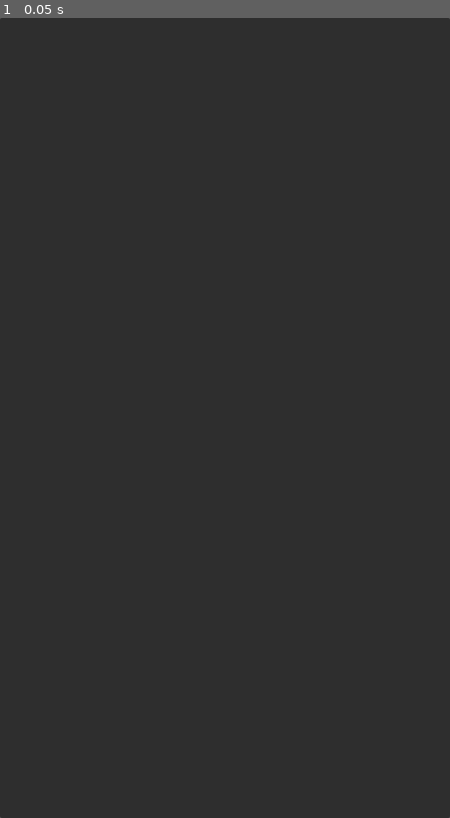
Above: before the commit, frame 1.
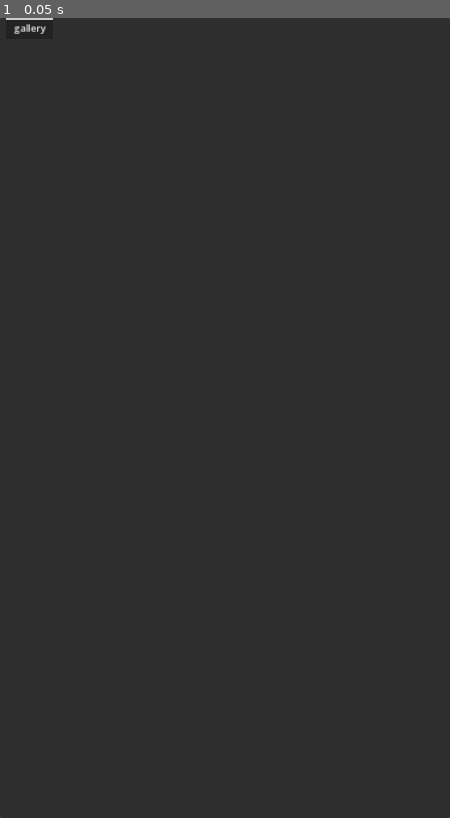
Above: after the commit, the same moment.

Repository: TheGreen0ne/poll_hit_on_me_godot
Game: Godot game, scene res://src/scenes/main.tscn
The game is run twice, just before and just after one commit, with the same random seed, the same clock (stepped at 60 frames per second) and the same inputs.
Inputs:
- Up to frame 1 (0.05 s): no input

The runs differ from the first frame. In frame 1, less than 0.1% of the frame differs, in the area x 1-12%, y 0-2%.

Commit message:
add tab container and create tabs dynamically

Diff:
--- a/src/res/global_theme.tres
+++ b/src/res/global_theme.tres
@@ -1,4 +1,7 @@
-[gd_resource type="Theme" format=3 uid="uid://dgubm16miafx5"]
+[gd_resource type="Theme" load_steps=2 format=3 uid="uid://dgubm16miafx5"]
+
+[sub_resource type="StyleBoxEmpty" id="StyleBoxEmpty_53kjj"]
 
 [resource]
 default_font_size = 12
+TabContainer/styles/panel = SubResource("StyleBoxEmpty_53kjj")
--- a/src/scenes/main.tscn
+++ b/src/scenes/main.tscn
@@ -1,7 +1,8 @@
-[gd_scene load_steps=6 format=3 uid="uid://culi1sq4moxfh"]
+[gd_scene load_steps=7 format=3 uid="uid://culi1sq4moxfh"]
 
 [ext_resource type="Script" path="res://src/scripts/background_loader.gd" id="2_4jmcx"]
 [ext_resource type="Script" path="res://src/scripts/gallery_loader.gd" id="2_lgsgh"]
+[ext_resource type="Theme" uid="uid://dgubm16miafx5" path="res://src/res/global_theme.tres" id="3_edu3m"]
 [ext_resource type="Texture2D" uid="uid://4evdcklmygo7" path="res://src/loading_circle.svg" id="4_07s0m"]
 
 [sub_resource type="Animation" id="Animation_ypqtu"]
@@ -36,6 +37,7 @@
 
 [node name="gallery_loader" type="Node" parent="."]
 script = ExtResource("2_lgsgh")
+gallery_item_parent_path = NodePath("../content_scroll/TabContainer/gallery")
 
 [node name="PanelContainer" type="PanelContainer" parent="."]
 layout_mode = 1
@@ -53,7 +55,7 @@
 [node name="bg_loader" type="Node" parent="PanelContainer/background"]
 script = ExtResource("2_4jmcx")
 
-[node name="ScrollContainer" type="ScrollContainer" parent="."]
+[node name="content_scroll" type="ScrollContainer" parent="."]
 layout_mode = 1
 anchors_preset = 15
 anchor_right = 1.0
@@ -61,7 +63,13 @@
 grow_horizontal = 2
 grow_vertical = 2
 
-[node name="gallery" type="VBoxContainer" parent="ScrollContainer"]
+[node name="TabContainer" type="TabContainer" parent="content_scroll"]
+layout_mode = 2
+size_flags_horizontal = 3
+size_flags_vertical = 3
+theme = ExtResource("3_edu3m")
+
+[node name="gallery" type="VBoxContainer" parent="content_scroll/TabContainer"]
 layout_mode = 2
 size_flags_horizontal = 3
 size_flags_vertical = 0
--- a/src/scripts/gallery_item.gd
+++ b/src/scripts/gallery_item.gd
@@ -9,6 +9,7 @@
 ## text to be shown in the label
 @export
 var label_text := ""
+var data_dict: Dictionary = {}
 
 
 func _enter_tree() -> void:
--- a/src/scripts/gallery_loader.gd
+++ b/src/scripts/gallery_loader.gd
@@ -2,6 +2,7 @@
 
 const GALLERY_ITEM_SCN = preload("res://src/scenes/gallery_item.tscn")
 const GALLERY_ITEM_LBL_SCN = preload("res://src/scenes/gallery_item_label.tscn")
+const GalleryItem = preload("res://src/scripts/gallery_item.gd")
 
 @export_node_path var gallery_item_parent_path := ^"../ScrollContainer/gallery"
 @export_node_path var loading_animation_path := ^"../loading_container"
@@ -15,6 +16,13 @@
 	if Config.poll_command.is_empty():
 		return
 	load_gallery()
+
+
+func create_gallery_item_details(gal_item:GalleryItem) -> void:
+	var vbox := VBoxContainer.new()
+	vbox.name = gal_item.data_dict["text"] # not text
+	_gallery_item_parent.get_parent().add_child(vbox, true)
+	# TODO
 
 
 static func get_process_output_lines(
@@ -65,8 +73,30 @@
 		var gal_item := GALLERY_ITEM_SCN.instantiate()
 		gal_item.image_path = gallery_dict["image"]
 		gal_item.label_text = gallery_dict["text"]
+		gal_item.data_dict = gallery_dict
 		_gallery_item_parent.add_child(gal_item)
+		gal_item.gui_input.connect(Callable(_gallery_gui_input).bind(gal_item))
 	else:
 		var lbl := GALLERY_ITEM_LBL_SCN.instantiate()
 		lbl.text = gallery_dict["text"]
 		_gallery_item_parent.add_child(lbl)
+
+
+func _gallery_gui_input(event:InputEvent, gal_item: GalleryItem) -> void:
+	if not event is InputEventMouseButton:
+		return
+	if event.is_pressed():
+		return
+
+	var button_event := event as InputEventMouseButton
+	if button_event.button_index != MOUSE_BUTTON_LEFT:
+		return
+	if (
+			button_event.position.x < 0.0
+			or button_event.position.y < 0.0
+			or button_event.position.x > gal_item.size.x
+			or button_event.position.y > gal_item.size.y
+	):
+		return
+
+	create_gallery_item_details(gal_item)
